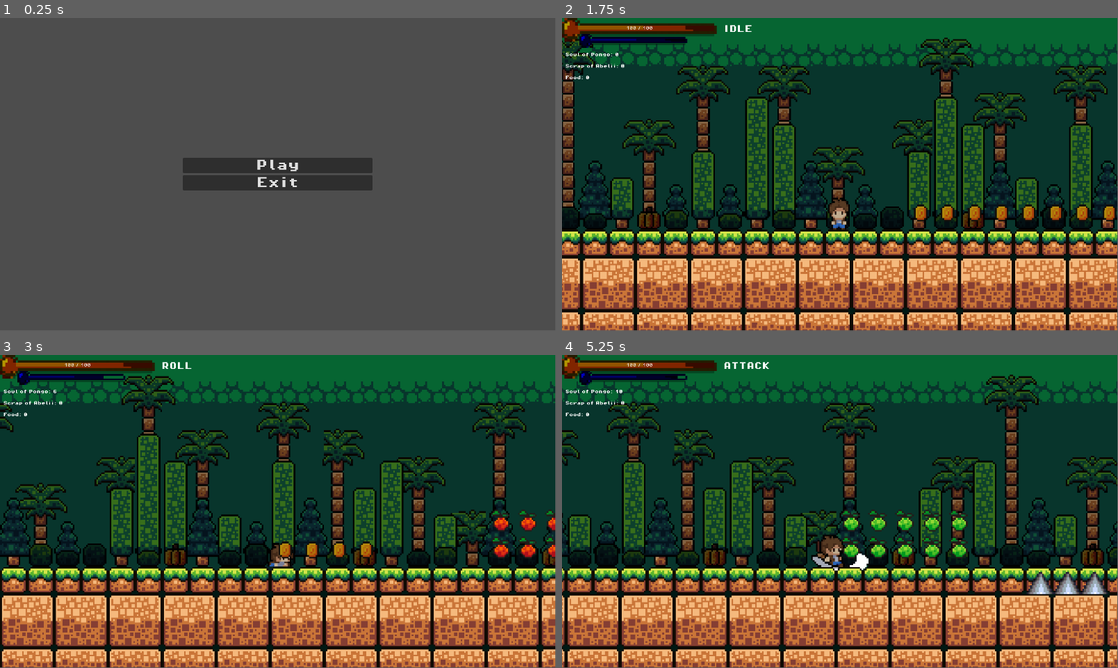
Above: before the commit, frames 1-4 (two rows, left to right).
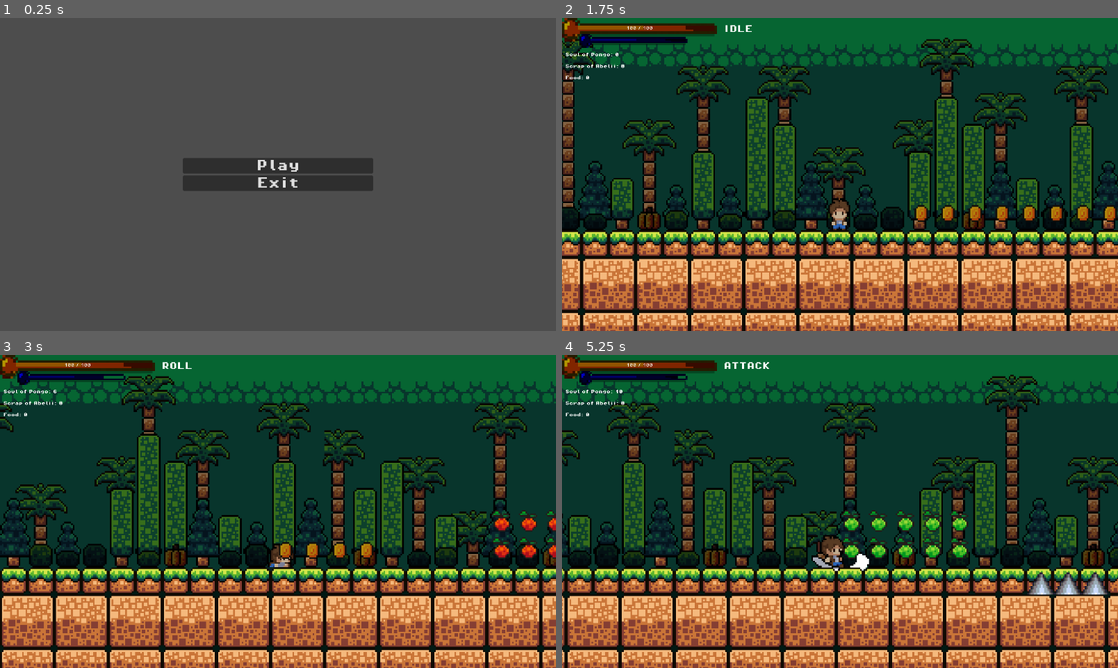
Above: after the commit, the same moments.

Repository: bagas017/project-tubes-tekgame
Game: Godot game, scene res://scenes/main_menu.tscn
Same seed, same stepped clock (60 frames per second), same inputs: the game is played once before the commit and once after it. Video files are missing from this copy of the repository; at most half a second of black plays in their place.
Inputs (mouse positions are in pixels of both pictures, inside the frame that each line leads up to):
- Up to frame 1 (0.25 s): no input
- Up to frame 2 (1.75 s): click "Play" at 0.5 s; click "Play" at 1.25 s
- Up to frame 3 (3 s): move the mouse to (400, 495) at 2.02 s; hold D (move_right) from 2.03 s (still down); click (400, 495) at 2.1 s; tap Space (jump) at 2.27 s; move the mouse to (166, 527) at 2.77 s; tap Shift (dash) at 2.85 s
- Up to frame 4 (5.25 s): tap Space (jump) at 3.02, 4.52 s; move the mouse to (895, 442) at 3.52 s; release D (move_right) at 3.53 s; hold A (move_left) 3.53-4.28 s; tap Q (eat) at 3.6 s; move the mouse to (812, 574) at 4.27 s; hold D (move_right) from 4.28 s (still down); tap E (interaction) at 4.35 s; move the mouse to (1006, 558) at 5.02 s; click (1006, 558) at 5.1 s
In our replay, the window is 799x449 before the commit and 800x450 after it. These sizes can differ from the game's own. Grey fills any space a smaller window leaves; there, only what the larger window draws over its background counts as a difference.

The runs differ from the first frame. In frame 1, 0.1% of the frame differs, in the area x 46-68%, y 45-55%; in frame 2, 13%; in frame 3, 13%; in frame 4, 13%, in the area x 0-100%, y 0-100%.

Commit message:
benerin intro scene responsif

Diff:
--- a/default_bus_layout.tres
+++ b/default_bus_layout.tres
@@ -1,15 +1,16 @@
 [gd_resource type="AudioBusLayout" format=3 uid="uid://b8p8e0ongwum"]
 
 [resource]
+bus/0/mute = true
 bus/1/name = &"Music"
 bus/1/solo = false
-bus/1/mute = false
+bus/1/mute = true
 bus/1/bypass_fx = false
-bus/1/volume_db = 6.02
+bus/1/volume_db = -12.4553
 bus/1/send = &"Master"
 bus/2/name = &"SFX"
 bus/2/solo = false
 bus/2/mute = true
 bus/2/bypass_fx = false
-bus/2/volume_db = -4.76812
+bus/2/volume_db = 0.0
 bus/2/send = &"Master"
--- a/project.godot
+++ b/project.godot
@@ -20,6 +20,11 @@
 Music="*res://scenes/map/music.tscn"
 Global="*res://scripts/Global.gd"
 GameManager="*res://scripts/GameManager.gd"
+
+[display]
+
+window/stretch/mode="viewport"
+window/stretch/aspect="expand"
 
 [input]
 
Not shown: 1 places in scenes/intro.tscn that only renumber resources
